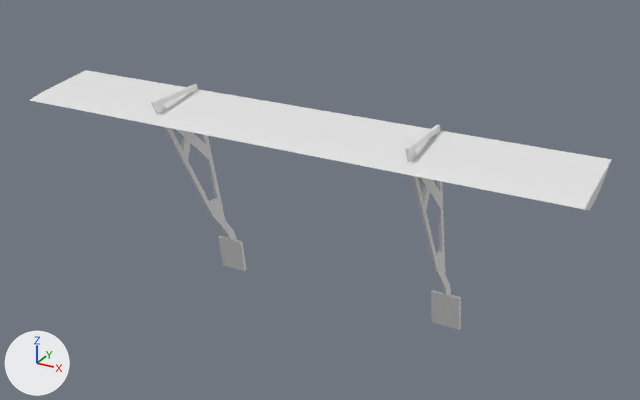
What one commit did to the glTF model public/parts/wendtStrom_spoiler_trackWild.glb.
Before and after are seen from a 50 mm lens placed at (1.304, -0.569, 2.379), pointed at (0.031, 1.746, 1.221). Arrows for +X, +Y and +Z are at lower left; the lights stay in place. The older version comes first. Vertices at exactly the same position are counted once.

Objects in the first picture: 'spoiler_trackWild'.
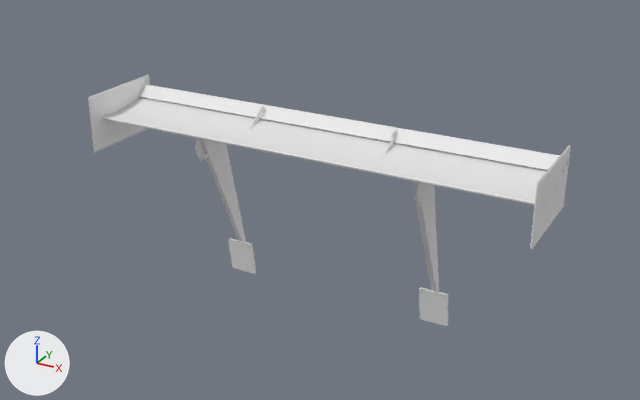
The edits, one by one:
Material 'Chrome' (mat_chrome) is new.
Its base color is (0.8, 0.8, 0.8) (white #e7e7e7).
me_wendtstrom_spoiler_trackwild is used by ob_spoiler_trackwild; location (0.0, 1.7, 1.165); scale (0.92, 0.92, 0.92).
me_wendtstrom_spoiler_trackwild had 166 vertices, 344 faces and spanned x -1.0..1.0, y -0.26..0.26, z -0.42..0.42.
me_wendtstrom_spoiler_trackwild now has 1477 vertices, 2443 faces and spans x -1.0..1.0, y -0.23..0.23, z -0.46..0.46.
me_wendtstrom_spoiler_trackwild part 1: the loose piece of 8 vertices spanning x 0.41..0.52, y 0.2..0.23, z -0.42..-0.28 is scaled about its middle by (1.18, 1.19, 1.18), then moved by (0.03, -0.04, -0.03).
me_wendtstrom_spoiler_trackwild part 2: the loose piece of 8 vertices spanning x 0.41..0.52, y 0.2..0.23, z -0.42..-0.28 is copied, and the copy is scaled about its middle by (1.18, 1.14, 1.18), then moved by (-0.96, -0.04, -0.03); it spans x -0.56..-0.43, y 0.16..0.2, z -0.46..-0.29.
me_wendtstrom_spoiler_trackwild part 3: the loose piece of 60 vertices spanning x -0.47..-0.46, y -0.22..0.26, z -0.42..0.42 is rebuilt with 24 vertices and now spans x -0.51..-0.49, y -0.1..0.23, z -0.43..0.31.
me_wendtstrom_spoiler_trackwild part 4: the loose piece of 60 vertices spanning x 0.46..0.47, y -0.22..0.26, z -0.42..0.42 is rebuilt with 24 vertices and now spans x 0.49..0.51, y -0.1..0.23, z -0.43..0.31.
me_wendtstrom_spoiler_trackwild part 5: the loose piece of 30 vertices spanning x -1.0..1.0, y -0.26..0.04, z 0.33..0.4 is rebuilt with 242 vertices and now spans x -0.99..0.99, y -0.17..0.1, z 0.33..0.37.
me_wendtstrom_spoiler_trackwild part 6: the loose piece of 8 vertices spanning x -0.52..-0.41, y 0.2..0.23, z -0.42..-0.28 is deleted.
me_wendtstrom_spoiler_trackwild part 7: 1171 vertices added at x -1.0..1.0, y -0.23..0.18, z 0.2..0.46.
me_wendtstrom_spoiler_trackwild gains material mat_chrome (white #e7e7e7).
Object 'spoiler_trackWild' (ob_spoiler_trackwild) moves from (0.0, 1.7, 1.165) to (0.0, 1.761, 1.137).
Object 'spoiler_trackWild' (ob_spoiler_trackwild) is rescaled from (0.92, 0.92, 0.92) to (0.777, 0.777, 0.777).

Where the change shows, as pixel boxes (x1, y1, x2, y2) in the pictures (640 x 400 px; the box of a moved part takes in the faces that stretch with it):
'spoiler_trackWild', reshaped, moved, rescaled (17% narrower): before (30, 70, 612, 330); after (88, 75, 571, 326)
part 1 of me_wendtstrom_spoiler_trackwild, moved or reshaped: before (431, 290, 461, 330); after (419, 287, 448, 326)
part 2 of me_wendtstrom_spoiler_trackwild, added: after (228, 238, 256, 274)
part 3 of me_wendtstrom_spoiler_trackwild, rebuilt: before (151, 84, 237, 240); after (199, 139, 246, 242)
part 4 of me_wendtstrom_spoiler_trackwild, rebuilt: before (405, 125, 451, 295); after (412, 182, 439, 292)
part 5 of me_wendtstrom_spoiler_trackwild, rebuilt (24% narrower, 23% shorter): before (30, 70, 612, 211); after (102, 97, 546, 206)
part 6 of me_wendtstrom_spoiler_trackwild, deleted: before (218, 236, 247, 271)
part 7 of me_wendtstrom_spoiler_trackwild, added: after (88, 75, 571, 250)
